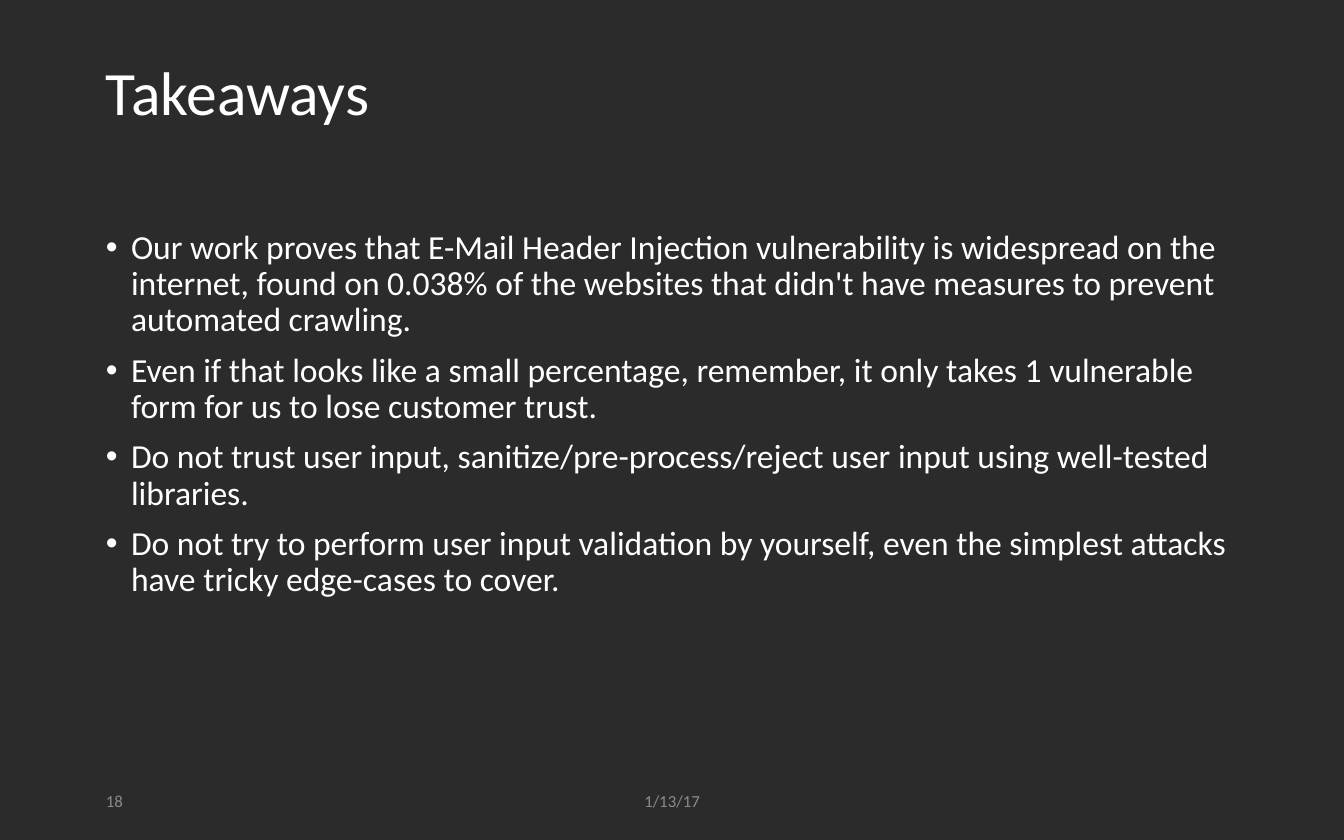
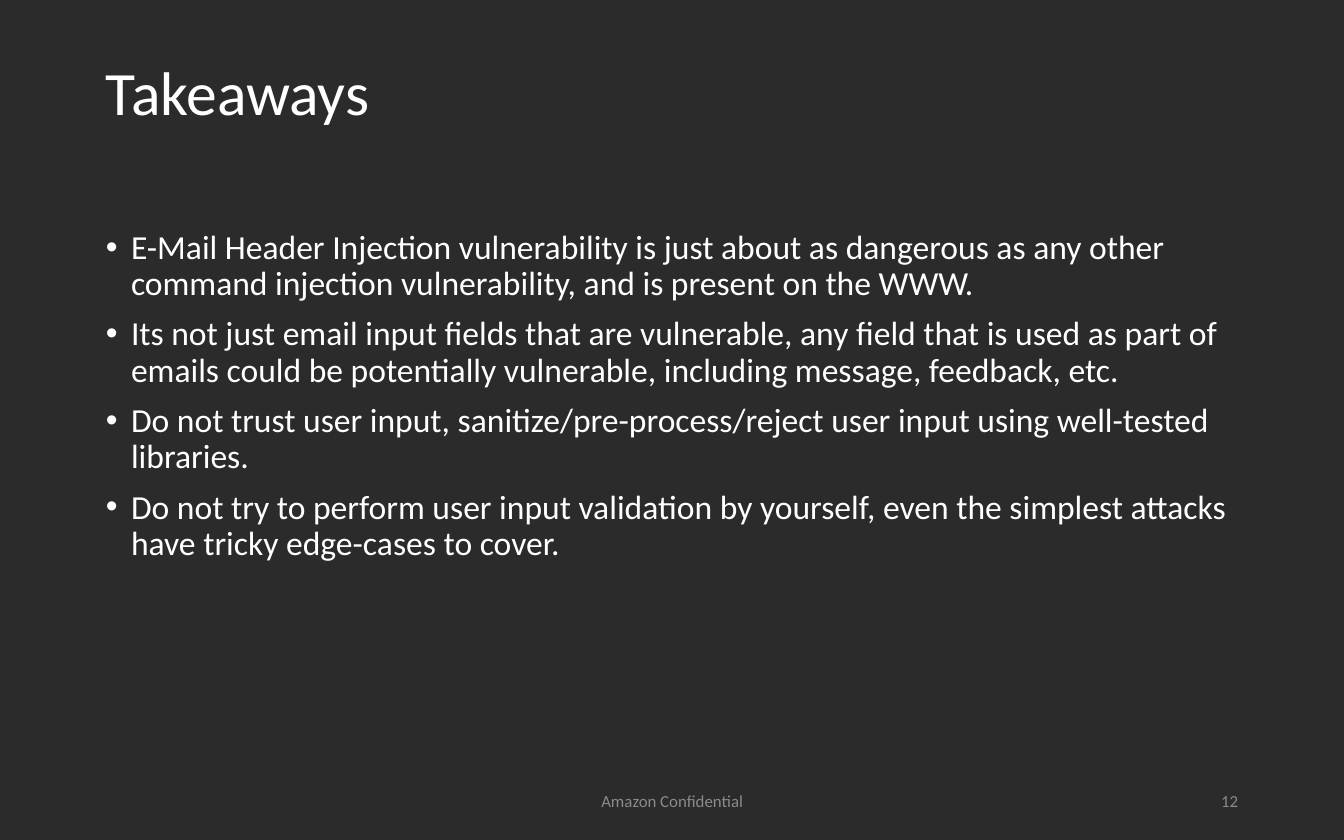
Before and after one commit to TDA/Zoncon, a slide deck: slide 12 of Zoncon-2017-Sai-Pc-ZCSlides.pptx (slide 18 before the commit). Drawn at 1344x840 pixels with LibreOffice and Linux fonts; fonts in the diff are those of the drawing; background and template pictures are left out; a plain dark background stands for a picture behind light text. Boxes give left, top, right and bottom in pixels: in the first picture for what was removed or moved away, otherwise in the second. Text is boxed around its words. In the diff, an @@ line names an element or a change of style, - is before the commit and + after.

Commit message:
updated with v1 feedback

```diff
--- a/Zoncon-2017-Sai-Pc-ZCSlides.pptx
+++ b/Zoncon-2017-Sai-Pc-ZCSlides.pptx
@@ text at <box>131,235,1217,388</box>: text changed @@
-• Our work proves that E-Mail Header Injection vulnerability is widespread on the internet, found on 0.038% of the websites that didn't have measures to prevent automated crawling.
-• Even if that looks like a small percentage, remember, it only takes 1 vulnerable form for us to lose customer trust.
+• E-Mail Header Injection vulnerability is just about as dangerous as any other command injection vulnerability, and is present on the WWW.
+• Its not just email input fields that are vulnerable, any field that is used as part of emails could be potentially vulnerable, including message, feedback, etc.
@@ page number removed at <box>106,795,123,807</box> @@
-18
@@ text at <box>601,795,743,807</box>: text changed @@
-1/13/17
+Amazon Confidential
@@ page number added at <box>1221,796,1238,807</box>, 9 pt, text #8C8C8C @@
+12
```
Also in this commit, not shown: 11 other slides changed, 2 slides added, 9 slides removed.
